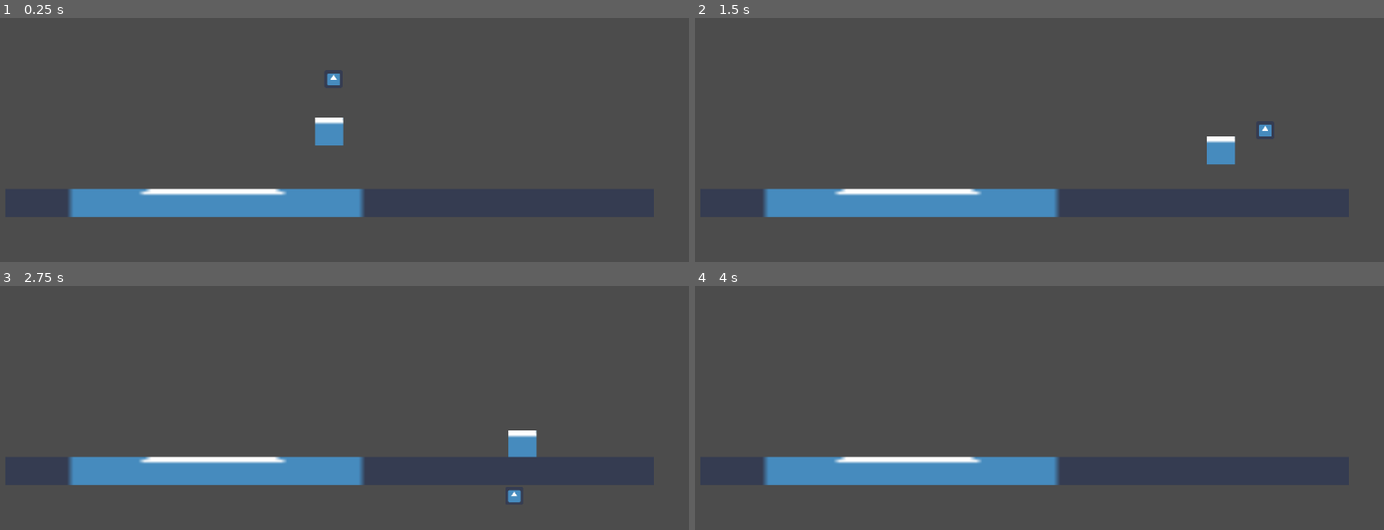
Above: before the commit, frames 1-4 (two rows, left to right).
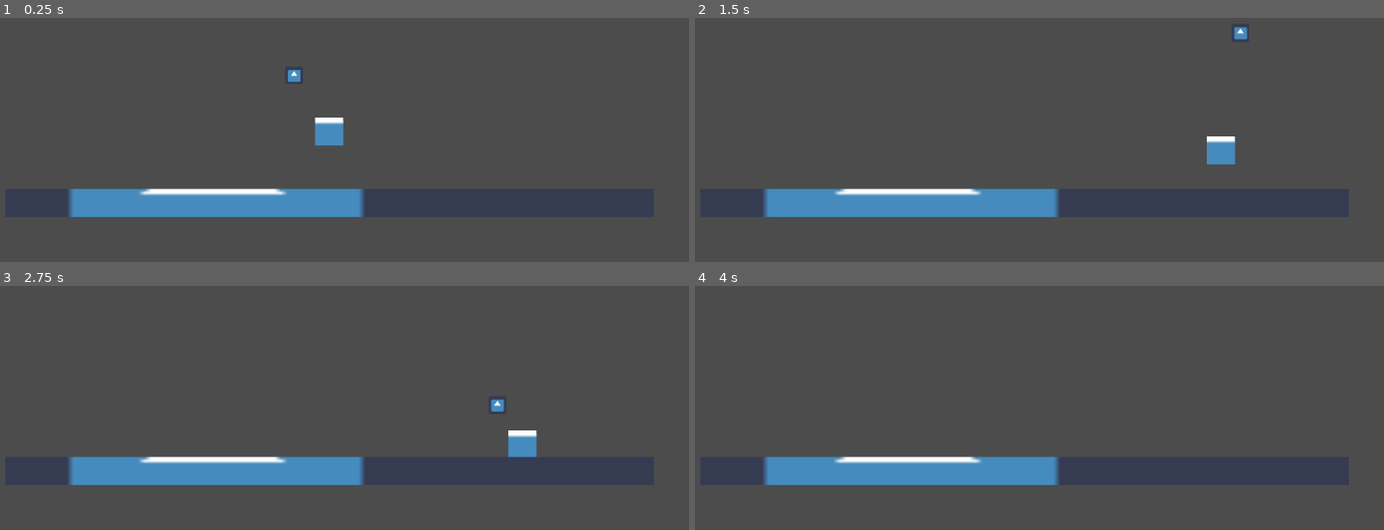
Above: after the commit, the same moments.

Repository: mdrgon1/GWJ-22-Spinzo
Game: Godot game, scene res://Main.tscn
Two runs of this game, one before a commit and one after it. Both use one fixed random seed, a clock stepped at 60 frames per second and the inputs below. The engine's default icon, where the game draws it, is replaced by a stand-in: a white triangle on a blue panel in a dark square.
Inputs:
- Up to frame 1 (0.25 s): no input
- Up to frame 2 (1.5 s): hold E (throw_ball, bound only after the commit) 0.53-1.28 s; hold Right (move_right) from 0.53 s (still down); tap W (jump) at 0.77 s; tap E (throw_ball, bound only after the commit) at 1.35 s
- Up to frame 3 (2.75 s): tap W (jump) at 1.52 s; release Right (move_right) at 2.03 s; hold A (move_left) from 2.03 s (still down); hold E (throw_ball, bound only after the commit) from 2.03 s (still down)
- Up to frame 4 (4 s): release A (move_left) at 2.78 s; release E (throw_ball, bound only after the commit) at 2.78 s; hold Right (move_right) from 2.78 s (still down); tap E (throw_ball, bound only after the commit) at 2.85 s; tap W (jump) at 3.02, 3.77 s; hold E (throw_ball, bound only after the commit) from 3.53 s (still down)

The runs differ from the first frame. In frame 1, 0.2% of the frame differs, in the area x 41-50%, y 21-28%; in frame 2, 0.2%; in frame 3, 0.2%, in the area x 71-76%, y 46-89%; in frame 4, nothing differs.

Commit message:
added throwing state
ball follows it's trajectory until it's either called back or it goes a certain distance

Diff:
--- a/Project/Ball/Movement/Default.gd
+++ b/Project/Ball/Movement/Default.gd
@@ -1,13 +1,33 @@
 extends State
 
-var target_radius = 10
+const MAX_RADIUS = 25
+const MIN_RADIUS = 1
+const RADIUS_LERP = 1
+const MAX_RPS = 1.2
+const MIN_RPS = 0.3
+const RPS_LERP = 0.6
 
-func run(_delta):
-	rotate(_delta)
+var target_radius : float
+var rotations_per_sec : float
+
+func enter(_args):
+	target_radius = MAX_RADIUS
+	rotations_per_sec = MIN_RPS
+
+func run(delta):
+	if(Input.is_action_pressed("throw_ball")):
+		target_radius += (MIN_RADIUS - target_radius) * RADIUS_LERP * delta
+		rotations_per_sec += (MAX_RPS - rotations_per_sec) * RPS_LERP * delta
+
+	if(Input.is_action_just_released("throw_ball")):
+		return "Throwing"
+
+	print(target_radius, ", ", rotations_per_sec)
+
+	rotate(delta)
 
 # rotate the ball around player like normal
-func rotate(_delta):
-	var rotations_per_sec = 0.5
+func rotate(delta):
 	var tangent_velocity = (owner.to_player().length() * 2 * PI) * (rotations_per_sec)
 
 	# at a right angle to the vector from player to ball
--- a/Project/Ball/Movement/Throwing.gd
+++ b/Project/Ball/Movement/Throwing.gd
@@ -1 +1,25 @@
 extends State
+
+const TIME_TO_RECHARGE = 0.1
+const MAX_DISTANCE = 170
+var timer : float
+
+func enter(_args):
+	timer = 0
+
+func run(delta):
+
+	if(Input.is_action_just_released("throw_ball")):
+		return "Default"
+
+	#if throw ball is held long enough, revert to a charging state
+	if(Input.is_action_pressed("throw_ball")):
+		timer += delta
+	else:
+		timer = 0
+
+	if(timer >= TIME_TO_RECHARGE):
+		return "Default"
+
+	if(owner.to_player().length() >= MAX_DISTANCE):
+		return "Default"
--- a/Project/project.godot
+++ b/Project/project.godot
@@ -50,6 +50,12 @@
 , Object(InputEventKey,"resource_local_to_scene":false,"resource_name":"","device":0,"alt":false,"shift":false,"control":false,"meta":false,"command":false,"pressed":false,"scancode":16777234,"unicode":0,"echo":false,"script":null)
  ]
 }
+throw_ball={
+"deadzone": 0.5,
+"events": [ Object(InputEventKey,"resource_local_to_scene":false,"resource_name":"","device":0,"alt":false,"shift":false,"control":false,"meta":false,"command":false,"pressed":false,"scancode":69,"unicode":0,"echo":false,"script":null)
+, Object(InputEventKey,"resource_local_to_scene":false,"resource_name":"","device":0,"alt":false,"shift":false,"control":false,"meta":false,"command":false,"pressed":false,"scancode":32,"unicode":0,"echo":false,"script":null)
+ ]
+}
 
 [rendering]
 
